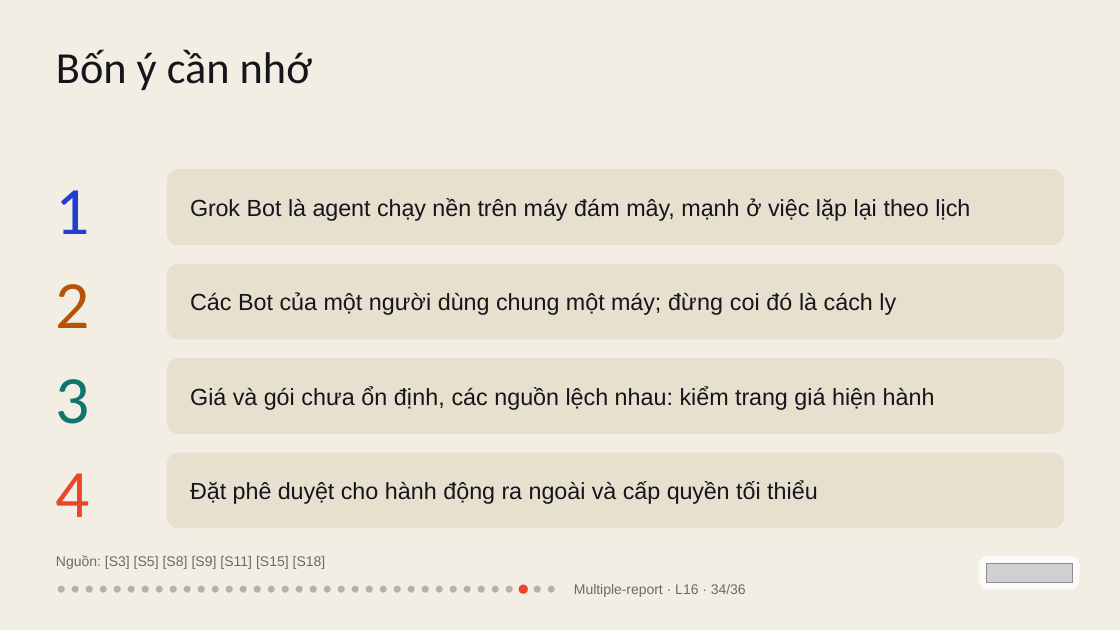
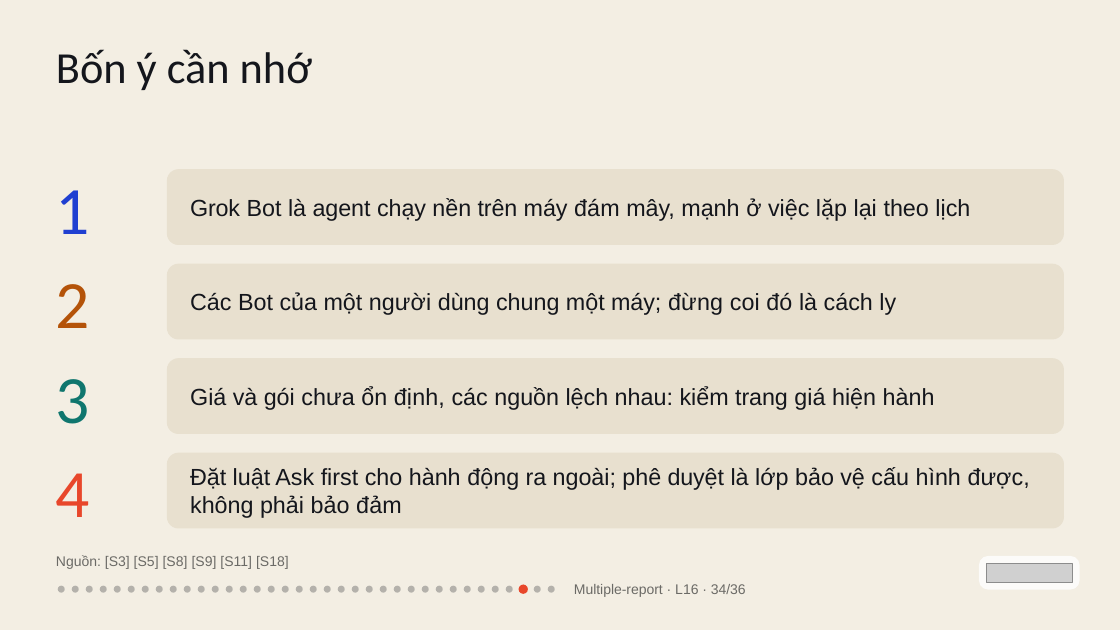
Before and after one commit to vohoailinh90/Multiple-report, a slide deck: slide 34 of lessons/L16/L16.pptx. Drawn at 1120x630 pixels with LibreOffice and Linux fonts; fonts in the diff are those of the drawing; grey boxes stand for pictures. Boxes give left, top, right and bottom in pixels: in the first picture for what was removed or moved away, otherwise in the second. Text is boxed around its words. In the diff, an @@ line names an element or a change of style, - is before the commit and + after.

```diff
--- a/lessons/L16/L16.pptx
+++ b/lessons/L16/L16.pptx
@@ text at [190, 467, 1030, 518]: text changed @@
-Đặt phê duyệt cho hành động ra ngoài và cấp quyền tối thiểu
+Đặt luật Ask first cho hành động ra ngoài; phê duyệt là lớp bảo vệ cấu hình được, không phải bảo đảm
@@ text at [56, 555, 289, 569]: text changed @@
-Nguồn: [S3] [S5] [S8] [S9] [S11] [S15] [S18]
+Nguồn: [S3] [S5] [S8] [S9] [S11] [S18]
```
Also in this commit, not shown: 16 other slides changed, 1 other file.
